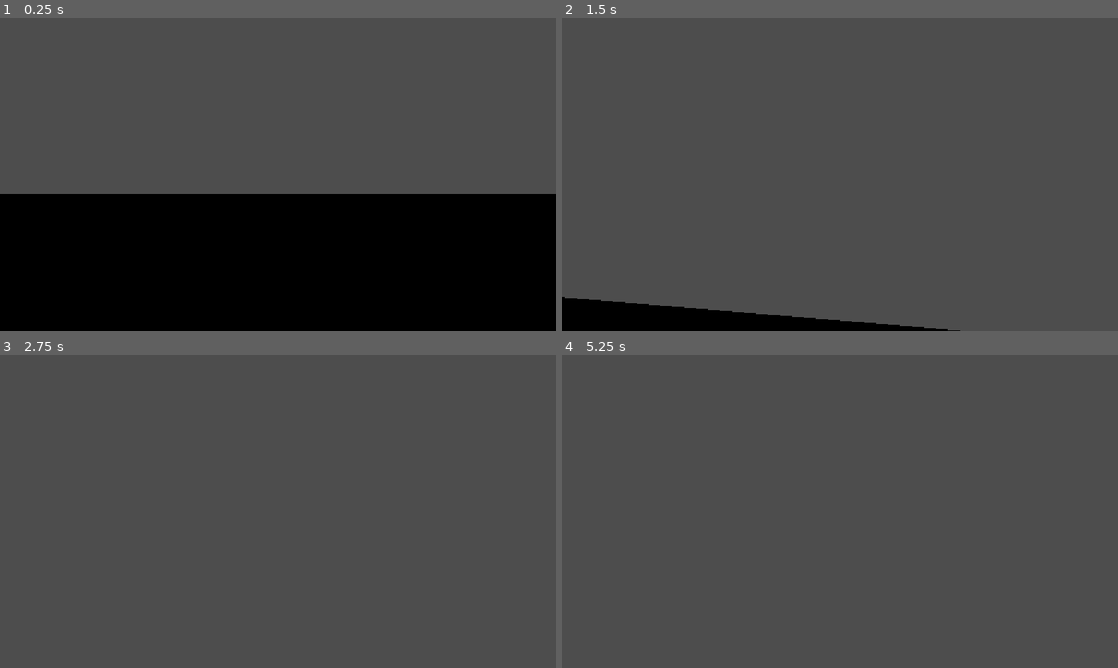
Above: before the commit, frames 1-4 (two rows, left to right).
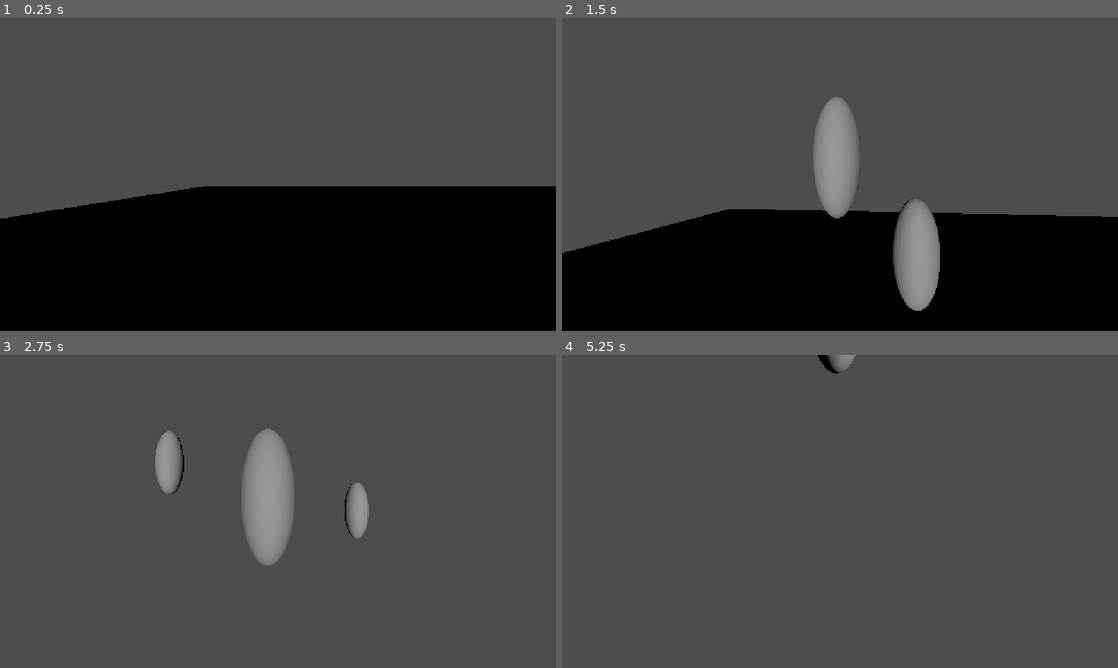
Above: after the commit, the same moments.

Repository: Nicko2009/spilprosjekt2026
Game: Godot game, scene res://test.tscn
Same seed, same stepped clock (60 frames per second), same inputs: the game is played once before the commit and once after it. This scene is started directly instead of the project's main scene.
Inputs (mouse positions are in pixels of both pictures, inside the frame that each line leads up to):
- Up to frame 1 (0.25 s): no input
- Up to frame 2 (1.5 s): tap Enter (ui_accept) at 0.5 s; move the mouse to (867, 174) at 0.52 s; hold Shift 0.53-1.28 s; hold W (move_forward) from 0.53 s (still down); click (867, 174) at 0.67 s; tap Space (jump) at 0.77 s; move the mouse to (812, 174) at 1.27 s; tap Shift at 1.35 s; click (812, 174) at 1.42 s
- Up to frame 3 (2.75 s): keep holding W (move_forward); tap Space (jump) at 1.52 s; move the mouse to (289, 505) at 2.02 s; hold Shift from 2.03 s (still down); click (289, 505) at 2.17 s
- Up to frame 4 (5.25 s): move the mouse to (834, 517) at 2.77 s; release Shift at 2.78 s; tap Shift at 2.85, 4.35 s; click (834, 517) at 2.92 s; tap Space (jump) at 3.02, 3.77, 4.52 s; move the mouse to (878, 514) at 3.52 s; hold Shift 3.53-4.28 s; click (878, 514) at 3.67 s; tap Escape at 4.15 s; tap Enter (ui_accept) at 4.25, 5 s; move the mouse to (673, 464) at 4.27 s; release W (move_forward) at 4.28 s; hold A (move_left) 4.28-5.03 s; click (673, 464) at 4.42 s; move the mouse to (845, 511) at 5.02 s; hold W (move_forward) from 5.03 s (still down); hold Shift from 5.03 s (still down); click (845, 511) at 5.17 s

The runs differ from the first frame. In frame 1, 2.8% of the frame differs, in the area x 0-100%, y 53-65%; in frame 2, 34%, in the area x 0-100%, y 25-100%; in frame 3, 4.5%; in frame 4, 0.2%.

Commit message:
npc/skyte
npc og skyteing

Diff:
--- /dev/null
+++ b/spillprosjekt-2026/enemy.gd
@@ -0,0 +1,68 @@
+extends CharacterBody3D
+
+@export var max_health: int = 100
+var health: int = 100
+@export var projectile_scene: PackedScene
+@export var detection_range: float = 20.0
+
+@onready var shoot_timer: Timer = $shoot
+
+var player: Node3D
+
+
+func _ready():
+	shoot_timer.timeout.connect(_on_shoot_timer_timeout)
+
+
+func _physics_process(_delta):
+	if player == null:
+		var players = get_tree().get_nodes_in_group("player")
+
+		if players.size() > 0:
+			player = players[0]
+
+	if player == null:
+		return
+
+	var distance = global_position.distance_to(
+		player.global_position
+	)
+
+	if distance > detection_range:
+		return
+
+	look_at(
+		Vector3(
+			player.global_position.x,
+			global_position.y,
+			player.global_position.z
+		),
+		Vector3.UP
+	)
+
+
+func _on_shoot_timer_timeout():
+	if player == null or projectile_scene == null:
+		return
+
+	if global_position.distance_to(player.global_position) > detection_range:
+		return
+
+	var projectile = projectile_scene.instantiate()
+	get_tree().current_scene.add_child(projectile)
+
+	var start_position = global_position + Vector3(0, 1, 0)
+	projectile.global_position = start_position
+
+	var target_position = player.global_position + Vector3(0, 1, 0)
+	var direction = (target_position - start_position).normalized()
+
+	projectile.setup(direction)
+
+func take_damage(amount: int):
+	health -= amount
+	print("Enemy har", health, "liv igjen")
+
+	if health <= 0:
+		print("Enemy er beseiret")
+		queue_free()
--- /dev/null
+++ b/spillprosjekt-2026/enemy.tscn
@@ -0,0 +1,30 @@
+[gd_scene format=3 uid="uid://bsblcx8sxmhvq"]
+
+[ext_resource type="Script" uid="uid://chse0txkkaydr" path="res://enemy.gd" id="1_7k104"]
+[ext_resource type="PackedScene" uid="uid://bwo0yh1dibric" path="res://energy_ball.tscn" id="2_4gyqm"]
+
+[sub_resource type="CapsuleMesh" id="CapsuleMesh_22ivu"]
+radius = 0.3
+height = 1.5
+
+[sub_resource type="SphereMesh" id="SphereMesh_22ivu"]
+radius = 0.2
+
+[node name="Enemy" type="CharacterBody3D" unique_id=1405487520]
+script = ExtResource("1_7k104")
+projectile_scene = ExtResource("2_4gyqm")
+
+[node name="CollisionShape3D" type="CollisionShape3D" parent="." unique_id=263424742]
+
+[node name="Visuals" type="Node3D" parent="." unique_id=1859737741]
+
+[node name="Body" type="MeshInstance3D" parent="Visuals" unique_id=1586377037]
+mesh = SubResource("CapsuleMesh_22ivu")
+
+[node name="Head" type="MeshInstance3D" parent="Visuals" unique_id=876659365]
+transform = Transform3D(1, 0, 0, 0, 1, 0, 0, 0, 1, 0, 0.9, 0)
+mesh = SubResource("SphereMesh_22ivu")
+
+[node name="shoot" type="Timer" parent="." unique_id=2076060275]
+wait_time = 2.0
+autostart = true
--- /dev/null
+++ b/spillprosjekt-2026/energy_ball.gd
@@ -0,0 +1,17 @@
+extends Area3D
+
+@export var speed: float = 8.0
+var direction: Vector3 = Vector3.ZERO
+
+func _ready():
+	body_entered.connect(_on_body_entered)
+
+func setup(target_direction: Vector3):
+	direction = target_direction.normalized()
+
+func _physics_process(delta):
+	global_position += direction * speed * delta
+
+func _on_body_entered(body):
+	if body.is_in_group("player"):
+		queue_free()
--- /dev/null
+++ b/spillprosjekt-2026/energy_ball.tscn
@@ -0,0 +1,18 @@
+[gd_scene format=3 uid="uid://bwo0yh1dibric"]
+
+[ext_resource type="Script" uid="uid://b7m7vs7prffpa" path="res://energy_ball.gd" id="1_2hwwp"]
+
+[sub_resource type="SphereMesh" id="SphereMesh_6nixh"]
+radius = 0.2
+
+[sub_resource type="SphereShape3D" id="SphereShape3D_22ivu"]
+radius = 0.2
+
+[node name="EnergyBall" type="Area3D" unique_id=1270596362]
+script = ExtResource("1_2hwwp")
+
+[node name="MeshInstance3D" type="MeshInstance3D" parent="." unique_id=547528103]
+mesh = SubResource("SphereMesh_6nixh")
+
+[node name="CollisionShape3D" type="CollisionShape3D" parent="." unique_id=876197877]
+shape = SubResource("SphereShape3D_22ivu")
--- a/spillprosjekt-2026/player.gd
+++ b/spillprosjekt-2026/player.gd
@@ -1,5 +1,9 @@
 
 extends CharacterBody3D
+
+@export var projectile_scene: PackedScene
+@export var max_health: int = 100
+var health: int = 100
 
 @export var walk_speed: float = 5.0
 @export var sprint_speed: float = 8.0
@@ -16,6 +20,7 @@
 
 
 func _ready():
+	add_to_group("player")
 	Input.mouse_mode = Input.MOUSE_MODE_CAPTURED
 
 
@@ -32,6 +37,15 @@
 			)
 
 			head.rotation.x = camera_pitch
+
+	if event is InputEventKey and event.pressed:
+		if event.keycode == KEY_ESCAPE:
+			Input.mouse_mode = Input.MOUSE_MODE_VISIBLE
+
+	if event is InputEventMouseButton:
+		if event.button_index == MOUSE_BUTTON_LEFT and event.pressed:
+			if Input.mouse_mode == Input.MOUSE_MODE_CAPTURED:
+				shoot()
 
 	if event is InputEventKey and event.pressed:
 		if event.keycode == KEY_ESCAPE:
@@ -74,5 +88,25 @@
 	else:
 		velocity.x = move_toward(velocity.x, 0, walk_speed)
 		velocity.z = move_toward(velocity.z, 0, walk_speed)
+	move_and_slide()
 
-	move_and_slide()
+func take_damage(amount: int):
+	health -= amount
+	print("Player har", health, "liv igjen")
+
+	if health <= 0:
+		print("Player er ute av spillet")
+
+func shoot():
+	if projectile_scene == null:
+		print("Ingen kule er valgt!")
+		return
+
+	var projectile = projectile_scene.instantiate()
+	get_tree().current_scene.add_child(projectile)
+
+	var start_position = head.global_position + (-head.global_transform.basis.z * 1.5)
+	var direction = -head.global_transform.basis.z
+
+	projectile.global_position = start_position
+	projectile.setup(direction)
--- a/spillprosjekt-2026/player.tscn
+++ b/spillprosjekt-2026/player.tscn
@@ -1,6 +1,7 @@
 [gd_scene format=3 uid="uid://b3ff4t4tep2kr"]
 
 [ext_resource type="Script" uid="uid://rwoa08i072ug" path="res://player.gd" id="1_4flbx"]
+[ext_resource type="PackedScene" uid="uid://bwo0yh1dibric" path="res://energy_ball.tscn" id="2_onrkg"]
 
 [sub_resource type="CapsuleShape3D" id="CapsuleShape3D_22ivu"]
 radius = 0.35
@@ -9,6 +10,7 @@
 [node name="player" type="CharacterBody3D" unique_id=1947800497]
 transform = Transform3D(1, 0, 0, 0, 1, 0, 0, 0, 1, 0, 1, 0)
 script = ExtResource("1_4flbx")
+projectile_scene = ExtResource("2_onrkg")
 
 [node name="CollisionShape3D" type="CollisionShape3D" parent="." unique_id=1487505399]
 shape = SubResource("CapsuleShape3D_22ivu")
--- a/spillprosjekt-2026/test.tscn
+++ b/spillprosjekt-2026/test.tscn
@@ -2,11 +2,16 @@
 
 [ext_resource type="PackedScene" uid="uid://b6q8mdrb26528" path="res://world.tscn" id="1_8uh7m"]
 [ext_resource type="PackedScene" uid="uid://b3ff4t4tep2kr" path="res://player.tscn" id="2_6uqi0"]
+[ext_resource type="PackedScene" uid="uid://bsblcx8sxmhvq" path="res://enemy.tscn" id="2_ppyta"]
 
-[node name="Node3D" type="Node3D" unique_id=1428389527]
+[node name="Node3D" type="Node3D" unique_id=2132216991]
 
 [node name="world" parent="." unique_id=1017052194 instance=ExtResource("1_8uh7m")]
-transform = Transform3D(1, 0, 0, 0, 1, 0, 0, 0, 1, 274.1139, 2.2626255, 503.22098)
+transform = Transform3D(1, 0, 0, 0, 1, 0, 0, 0, 1, 0.86435485, 0, -4.832359)
+
+[node name="Enemy" parent="." unique_id=1405487520 instance=ExtResource("2_ppyta")]
+transform = Transform3D(1, 0, 0, 0, 1, 0, 0, 0, 1, 5.4276223, 0, 2.235468)
+up_direction = Vector3(0, 0.19611613, -0.9805807)
 
 [node name="player" parent="." unique_id=1947800497 instance=ExtResource("2_6uqi0")]
-transform = Transform3D(1, 0, 0, 0, 1, 0, 0, 0, 1, 272.94714, 3.3435001, 497.6519)
+transform = Transform3D(1, 0, 0, 0, 1, 0, 0, 0, 1, -8.475406, 1, -3.703537)
Not shown, added: spillprosjekt-2026/enemy.gd.uid
Not shown, added: spillprosjekt-2026/energy_ball.gd.uid
